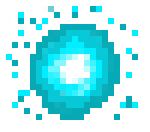
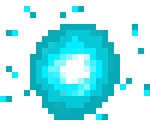
Layer changes from the first 150x132 image to the second:
painted on "Ebene 4" over (x1=0, y1=6, x2=150, y2=120)
